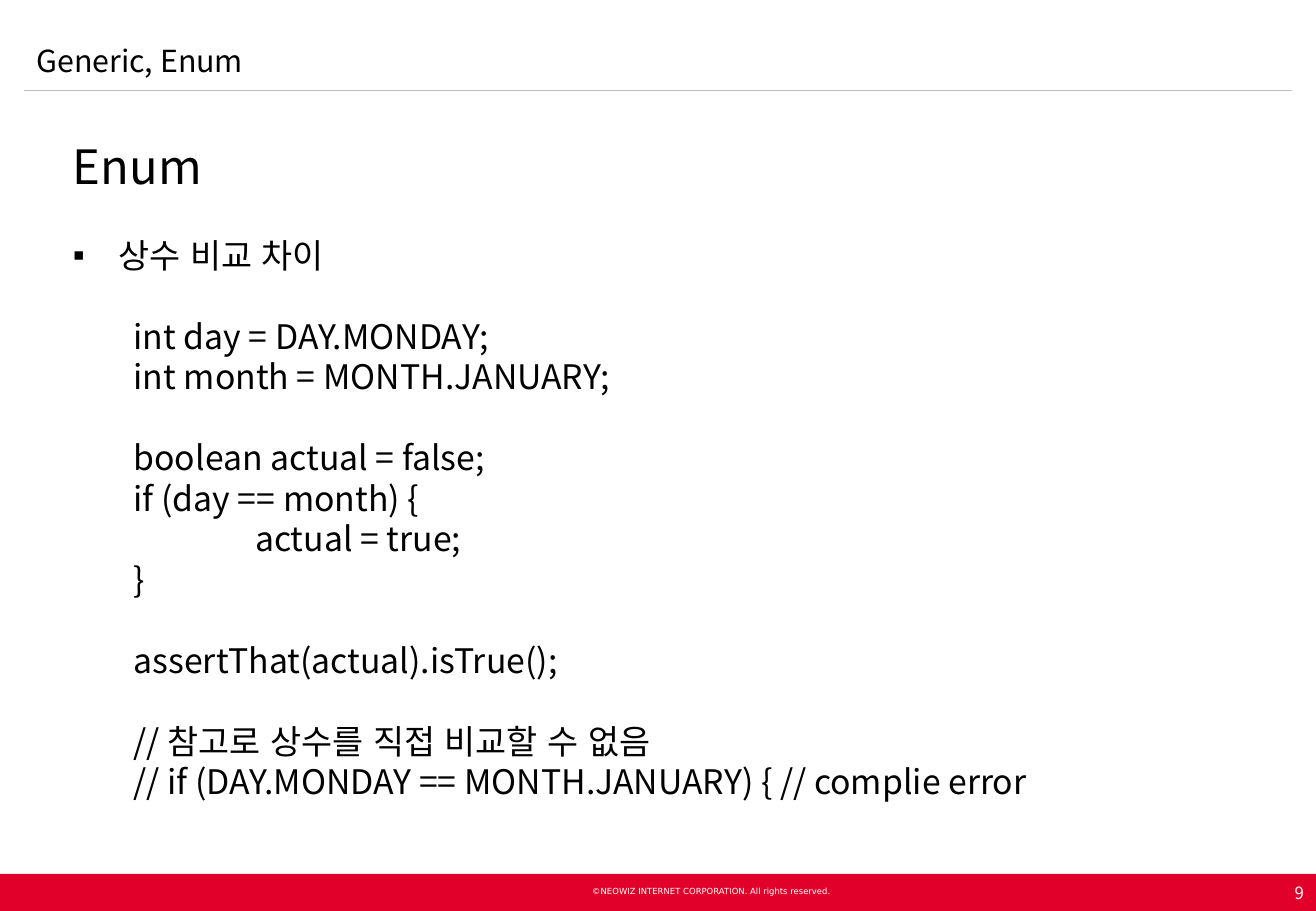
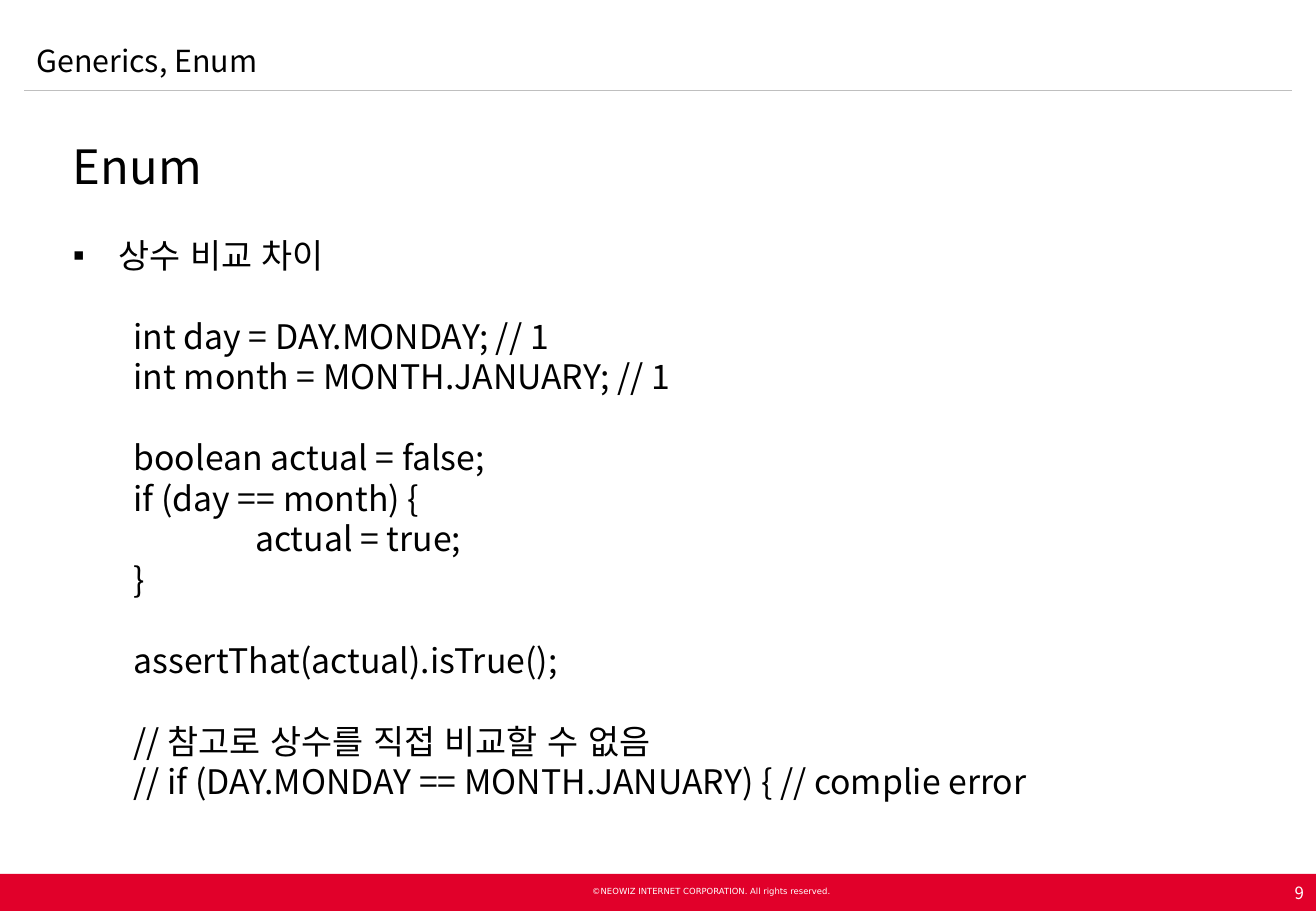
Before and after one commit to Neowizen/JavaStudy, a slide deck: slide 9 of Document/[2015.02.25] Java Study 2차 - Generics Enum.pptx. Drawn at 1316x911 pixels with LibreOffice and Linux fonts; fonts in the diff are those of the drawing; background and template pictures are left out. Boxes give left, top, right and bottom in pixels: in the first picture for what was removed or moved away, otherwise in the second. Text is boxed around its words. In the diff, an @@ line names an element or a change of style, - is before the commit and + after.

```diff
--- a/Document/[2015.02.25] Java Study 2차 - Generics Enum.pptx
+++ b/Document/[2015.02.25] Java Study 2차 - Generics Enum.pptx
@@ text at (36, 48, 257, 78): text changed @@
-Generic, Enum
+Generics, Enum
@@ text at (134, 322, 670, 396): text changed @@
-    int day = DAY.MONDAY;
-    int month = MONTH.JANUARY;
+    int day = DAY.MONDAY; // 1
+    int month = MONTH.JANUARY; // 1
```
Also in this commit, not shown: 28 other slides changed, 19 slides added, 1 slide removed.
